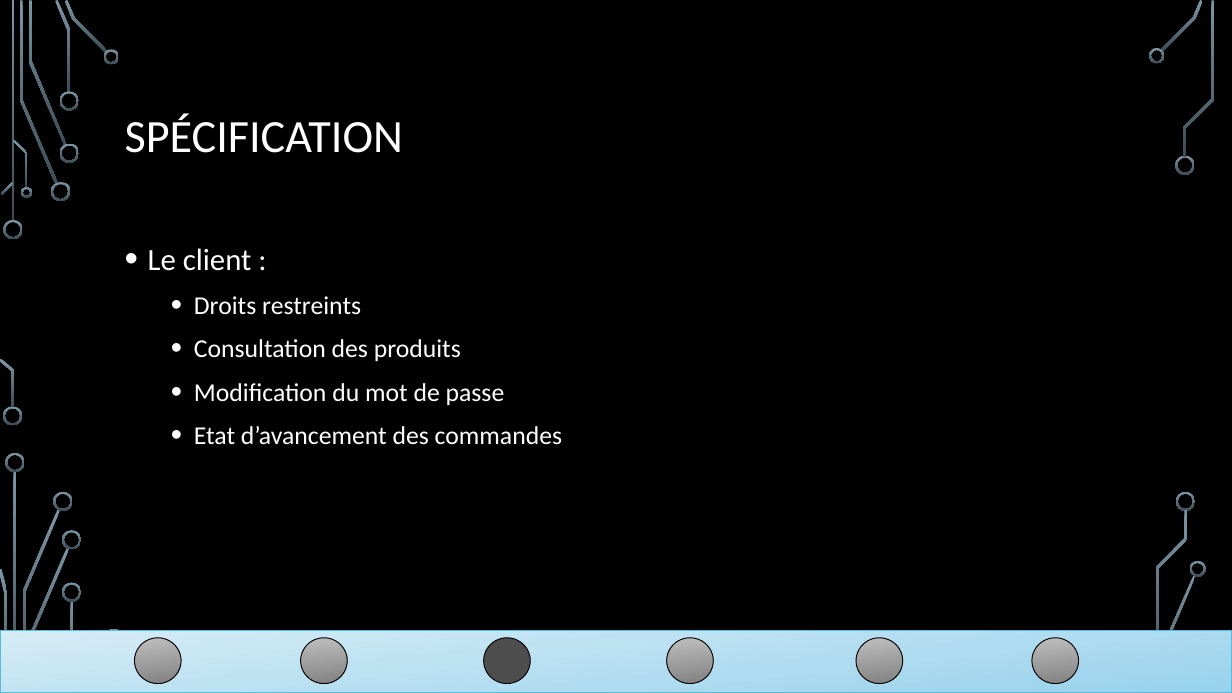
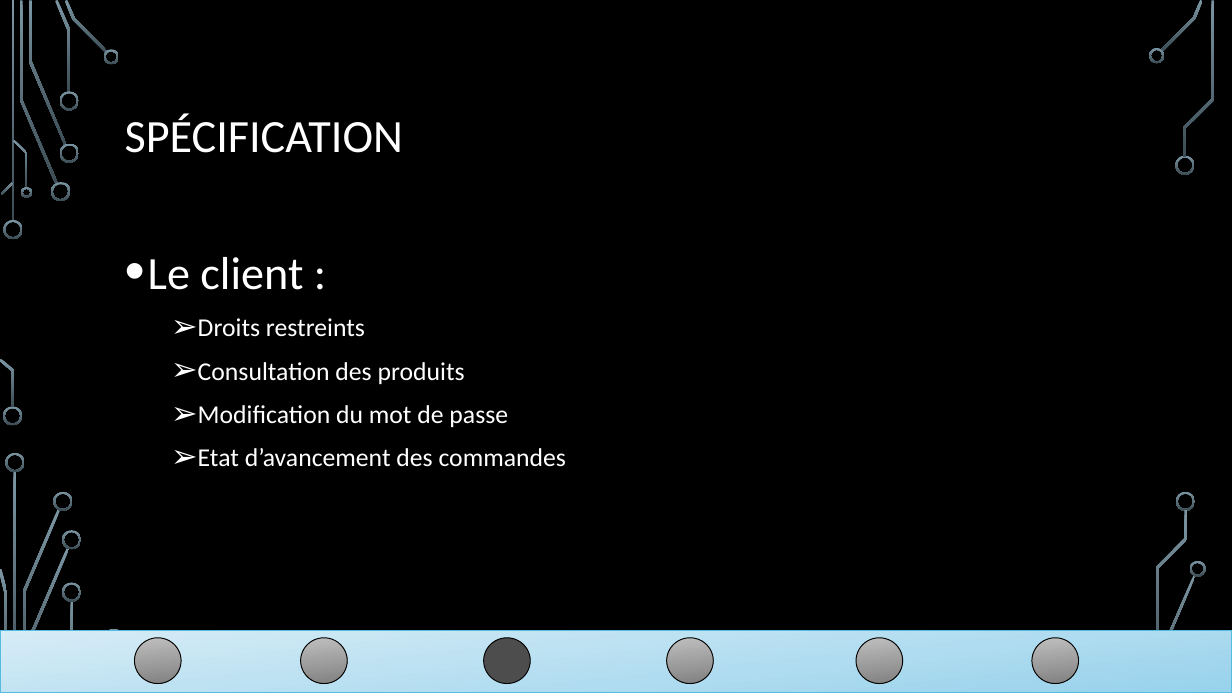
Before and after one commit to linh1902/gameshark, a slide deck: slide 14 of doc/ppt_gameshark.pptx. Drawn at 1232x693 pixels with LibreOffice and Linux fonts; fonts in the diff are those of the drawing; background and template pictures are left out. Boxes give left, top, right and bottom in pixels: in the first picture for what was removed or moved away, otherwise in the second. Text is boxed around its words. In the diff, an @@ line names an element or a change of style, - is before the commit and + after.

Commit message:
modification word et css

```diff
--- a/doc/ppt_gameshark.pptx
+++ b/doc/ppt_gameshark.pptx
@@ text "Le client :" at (x1=148, y1=257, x2=566, y2=467): size 24 to 36 pt in "Le client :"; bullet • to ➢ @@
```
Also in this commit, not shown: 6 other slides changed, 12 other files.
